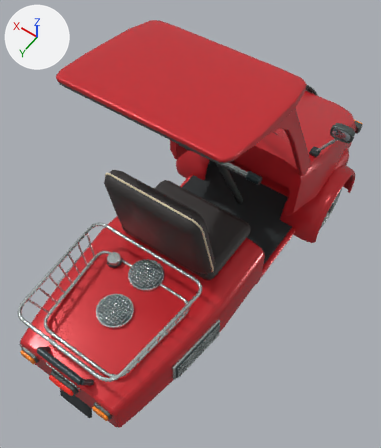
An edit to the glTF model vehicles/shopping_trike.glb, drawn before and after from the same camera.
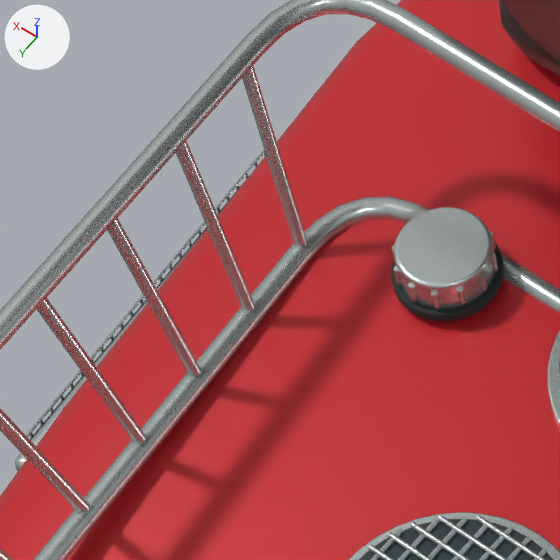
The first picture shows the older version from a 50 mm lens placed at (-1.046, 1.601, 2.878), pointed at (-0.037, 0.188, 0.659). The close-ups show the older and then the newer version on the part from 14% to 34% of the width and 50% to 67% of the height of that picture. Only the edits that show in the close-ups are written down. The lights are fixed; the arrows at upper left show +X, +Y and +Z. Where no turn or scale is listed for an object, it has been applied to the vertices.

Names of what the first close-up shows: 'Basket rim', 'Basket rim.001', 'Basket wire.007', 'Basket wire.008', 'Basket wire.009', 'Basket wire.010', 'Basket wire.011', 'Deck vent recess.001', 'Filler cap', 'Filler gasket', 'Seat pedestal and rear deck', 'Upright seat back' and 26 more.
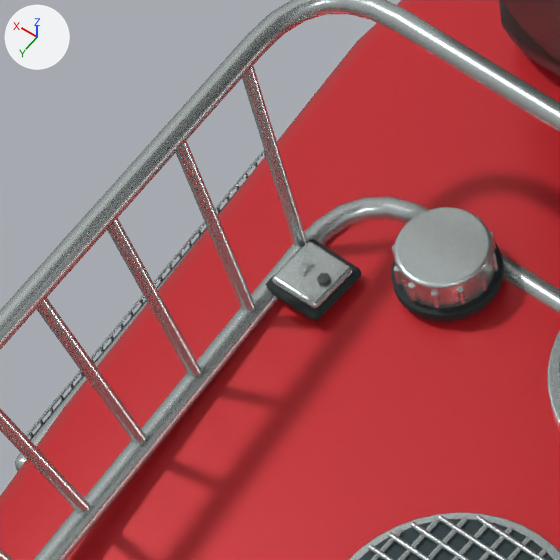
Scene script edits in JSON lines:
```json
{"op": "add", "block": "me_cylinder_210_1", "code": ["me_cylinder_210_1 = bpy.data.meshes.new('Cylinder.210')", "me_cylinder_210_1.from_pydata(...)  # 96 vertices, 188 faces; spans x -0.0157..0.0157, y -0.008..0.008, z -0.013..0.013", "me_cylinder_210_1.materials.append(mat_brushed_equipment_metal)  # light grey #c4cdcb"]}
{"op": "add", "block": "me_cube_016_1", "code": ["me_cube_016_1 = bpy.data.meshes.new('Cube.016')", "me_cube_016_1.from_pydata(...)  # 96 vertices, 188 faces; spans x -0.025..0.025, y -0.026..0.026, z -0.0045..0.0045", "me_cube_016_1.materials.append(mat_tire_rubber)  # dark grey #2c3234"]}
{"op": "add", "block": "me_cube_017_1", "code": ["me_cube_017_1 = bpy.data.meshes.new('Cube.017')", "me_cube_017_1.from_pydata(...)  # 96 vertices, 188 faces; spans x -0.0215..0.0215, y -0.021..0.021, z -0.0035..0.0035", "me_cube_017_1.materials.append(mat_brushed_equipment_metal)  # light grey #c4cdcb"]}
{"op": "add", "block": "me_cylinder_211_1", "code": ["me_cylinder_211_1 = bpy.data.meshes.new('Cylinder.211')", "me_cylinder_211_1.from_pydata(...)  # 84 vertices, 164 faces; spans x -0.00433..0.00433, y -0.0049..0.0049, z -0.002..0.002", "me_cylinder_211_1.materials.append(mat_graphite_trim)  # dark grey #4d5755"]}
{"op": "add", "block": "ob_basket_support_bracket_002", "code": ["ob_basket_support_bracket_002 = bpy.data.objects.new('Basket support bracket.002', me_cylinder_210_1)", "ob_basket_support_bracket_002.location = (0.278, 0.62, 0.556)"]}
{"op": "add", "block": "ob_basket_foot_rubber_pad_002", "code": ["ob_basket_foot_rubber_pad_002 = bpy.data.objects.new('Basket foot rubber pad.002', me_cube_016_1)", "ob_basket_foot_rubber_pad_002.location = (0.2655, 0.62, 0.556)"]}
{"op": "add", "block": "ob_basket_foot_plate_002", "code": ["ob_basket_foot_plate_002 = bpy.data.objects.new('Basket foot plate.002', me_cube_017_1)", "ob_basket_foot_plate_002.location = (0.2655, 0.62, 0.562)"]}
{"op": "add", "block": "ob_basket_foot_bolt_002", "code": ["ob_basket_foot_bolt_002 = bpy.data.objects.new('Basket foot bolt.002', me_cylinder_211_1)", "ob_basket_foot_bolt_002.location = (0.2535, 0.62, 0.567)"]}
```

Pixel boxes (x1, y1, x2, y2) of what changed, in the close-ups (560 x 560 px):
```json
{"object": "Basket foot plate.002", "change": "added", "after": [272, 242, 352, 309]}
{"object": "Basket foot rubber pad.002", "change": "added", "after": [266, 239, 361, 321]}
{"object": "Basket support bracket.002", "change": "added", "after": [286, 259, 316, 277]}
{"object": "Basket foot bolt.002", "change": "added", "after": [317, 273, 331, 286]}
```
